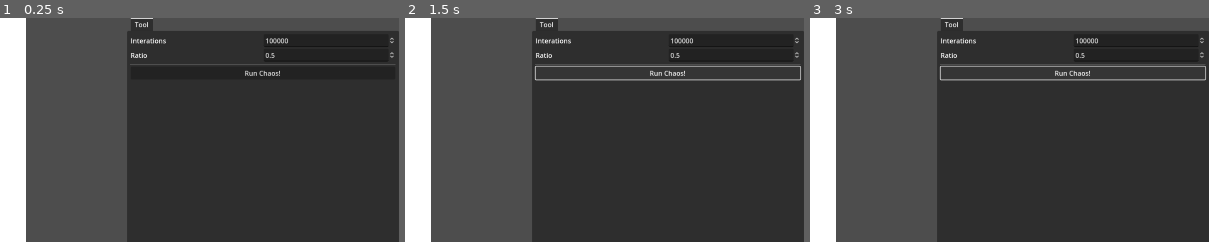
Above: before the commit, frames 1-3 (left to right).
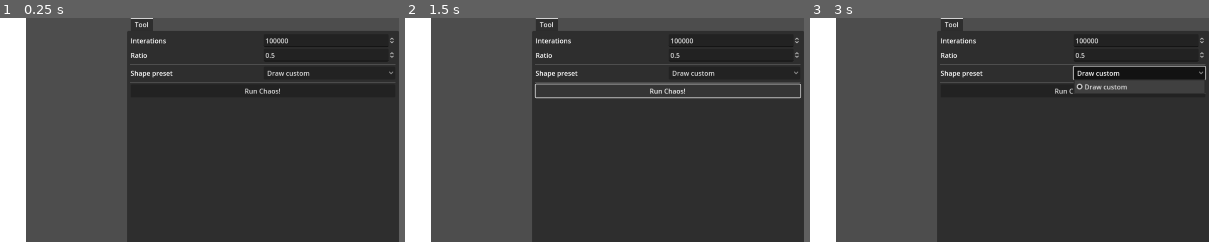
Above: after the commit, the same moments.

Repository: VojtaStruhar/chaos-game
Game: Godot game, scene res://main.tscn
Two runs of this game, one before a commit and one after it. Both use one fixed random seed, a clock stepped at 60 frames per second and the inputs below.
Inputs (mouse positions are % of the whole screen's width and height, from its top left):
- Up to frame 1 (0.25 s): no input
- Up to frame 2 (1.5 s): click (91, 12) at 0.5 s, where only the run after the commit has a clickable "Draw custom"; click "Run Chaos!" at 1.25 s
- Up to frame 3 (3 s): click "Run Chaos!" at 2 s; click (91, 12) at 2.75 s, where only the run after the commit has a clickable "Draw custom"
The pictures show only the part of the screen within x 50-100%, y 0-50%; the shares and areas given below are measured in that part.

The runs differ from the first frame. In frame 1, 0.8% of the frame differs, in the area x 32-99%, y 23-34%; in frame 2, 2.9%; in frame 3, 3.1%, in the area x 32-100%, y 21-34%.
Error before the commit: Trying to assign value of type 'Nil' to a variable of type 'Vector2'. (res://main.gd:53)
Error after the commit: Trying to assign value of type 'Nil' to a variable of type 'Vector2'. (res://main.gd:55)

Commit message:
Added vertex handle node

Diff:
--- a/MouseDetect.gd
+++ b/MouseDetect.gd
@@ -12,7 +12,7 @@
 	mouse_exited.connect(func(): mouse_in = false)
 
 
-func _process(delta: float) -> void:
+func _process(_delta: float) -> void:
 	if mouse_in and Input.is_action_just_pressed("place_point"):
 		var mpos = get_viewport().get_mouse_position()
 		var rect = (collision_shape.shape as RectangleShape2D).get_rect()
--- a/chaos_preset.gd
+++ b/chaos_preset.gd
@@ -17,3 +17,9 @@
 
 ## Canvas color
 @export var background_color: Color = Color.WHITE
+
+## Show helper "handles" on vertices
+@export var show_vertices: bool = true
+
+## Outline the vertices with a line. Order of the vertices starts to matter here!
+@export var show_helper_line: bool = true
--- a/main.gd
+++ b/main.gd
@@ -12,10 +12,9 @@
 # Controls
 
 @onready var panel_tool: MarginContainer = %Tool
-
 @onready var run_chaos_button: Button = %RunChaosButton
 
-
+const VERTEX_HANDLE = preload("res://vertex_handle.tscn")
 
 
 func _ready() -> void:
@@ -39,13 +38,16 @@
 	# it lines up nicely
 	helper_line.position = -0.5 * Vector2(preset.canvas_size, preset.canvas_size)
 
-
 	preset.changed.connect(run_chaos_game)
 
 func add_point(uv_coords: Vector2) -> void:
 	preset.points.append(uv_coords)
 	var image_coords = uv_coords * preset.canvas_size
 	helper_line.add_point(image_coords)
+
+	var handle = VERTEX_HANDLE.instantiate()
+	helper_line.add_child(handle)
+	handle.position = image_coords
 
 func run_chaos_game() -> void:
 	clear_canvas()
@@ -68,6 +70,13 @@
 
 	game_texture.update(game_image)
 
+func reset_chaos_game() -> void:
+	clear_canvas()
+
+	preset.points.clear()
+	for child in helper_line.get_children():
+		child.queue_free()
+
 func clear_canvas() -> void:
 	game_image.fill(preset.background_color)
 	game_texture.update(game_image)
--- a/main.tscn
+++ b/main.tscn
@@ -71,6 +71,25 @@
 [node name="HSeparator" type="HSeparator" parent="CanvasLayer/SidePanel/TabContainer/Tool/VBoxContainer"]
 layout_mode = 2
 
+[node name="ShapeField" type="HBoxContainer" parent="CanvasLayer/SidePanel/TabContainer/Tool/VBoxContainer"]
+layout_mode = 2
+
+[node name="Label" type="Label" parent="CanvasLayer/SidePanel/TabContainer/Tool/VBoxContainer/ShapeField"]
+layout_mode = 2
+size_flags_horizontal = 3
+text = "Shape preset"
+
+[node name="OptionButton" type="OptionButton" parent="CanvasLayer/SidePanel/TabContainer/Tool/VBoxContainer/ShapeField"]
+layout_mode = 2
+size_flags_horizontal = 3
+item_count = 1
+selected = 0
+popup/item_0/text = "Draw custom"
+popup/item_0/id = 0
+
+[node name="HSeparator2" type="HSeparator" parent="CanvasLayer/SidePanel/TabContainer/Tool/VBoxContainer"]
+layout_mode = 2
+
 [node name="RunChaosButton" type="Button" parent="CanvasLayer/SidePanel/TabContainer/Tool/VBoxContainer"]
 unique_name_in_owner = true
 layout_mode = 2
--- /dev/null
+++ b/vertex_handle.tscn
@@ -0,0 +1,22 @@
+[gd_scene load_steps=4 format=3 uid="uid://bvwtevkcgauuu"]
+
+[sub_resource type="Gradient" id="Gradient_0f8c6"]
+interpolation_mode = 1
+offsets = PackedFloat32Array(0, 0.519573, 0.704626)
+colors = PackedColorArray(1, 1, 1, 1, 1, 0, 0, 1, 1, 1, 1, 0)
+
+[sub_resource type="GradientTexture2D" id="GradientTexture2D_iox2p"]
+gradient = SubResource("Gradient_0f8c6")
+fill = 1
+fill_from = Vector2(0.5, 0.5)
+fill_to = Vector2(0, 0)
+
+[sub_resource type="CanvasTexture" id="CanvasTexture_71loh"]
+diffuse_texture = SubResource("GradientTexture2D_iox2p")
+
+[node name="VertexHandle" type="Node2D"]
+
+[node name="Sprite2D" type="Sprite2D" parent="."]
+texture_filter = 2
+scale = Vector2(0.25, 0.25)
+texture = SubResource("CanvasTexture_71loh")
Not shown, changed: README.md
